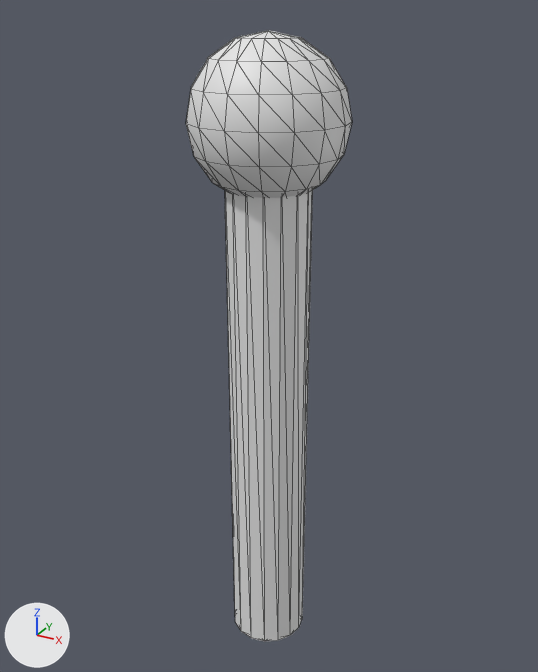
An edit to the glTF model apps/web/public/models/props/lightstick.glb, drawn before and after from the same camera.
The view is the same before and after, from a 50 mm camera at (0.179, -0.324, 0.329) aimed at (-0.004, 0.007, 0.163). The axes (+X, +Y, +Z) are drawn at lower left. The lights are the same throughout. The older version comes first. Mesh edges are drawn as thin lines. Where no turn or scale is listed for an object, it has been applied to the vertices.

Objects in the first picture: 'Cylinder', 'Tip'.
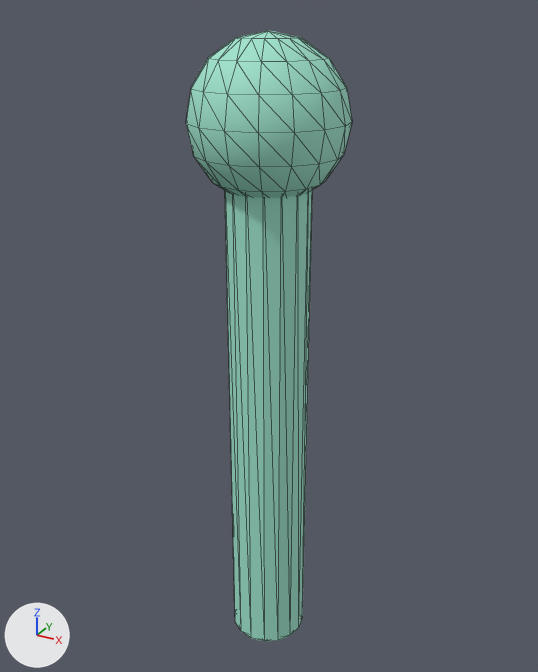
Where the change shows, as pixel boxes (x1, y1, x2, y2) in the pictures (538 x 672 px):
'Cylinder', recoloured (white to green)
    both: (225, 190, 313, 641)
'Tip', recoloured (white to green)
    both: (186, 30, 352, 198)

The change, as a diff of the scene's bpy script:
```diff
--- a/apps/web/public/models/props/lightstick.glb.py
+++ b/apps/web/public/models/props/lightstick.glb.py
@@ mat_mint_silicone_002 @@
 mat_mint_silicone_002 = principled_material('Mint silicone.002')
-mat_mint_silicone_002.base_color = (0.8, 0.8, 0.8)  # white #e7e7e7
+mat_mint_silicone_002.base_color = (0.35, 0.78, 0.62)  # green #a0e5ce
```
